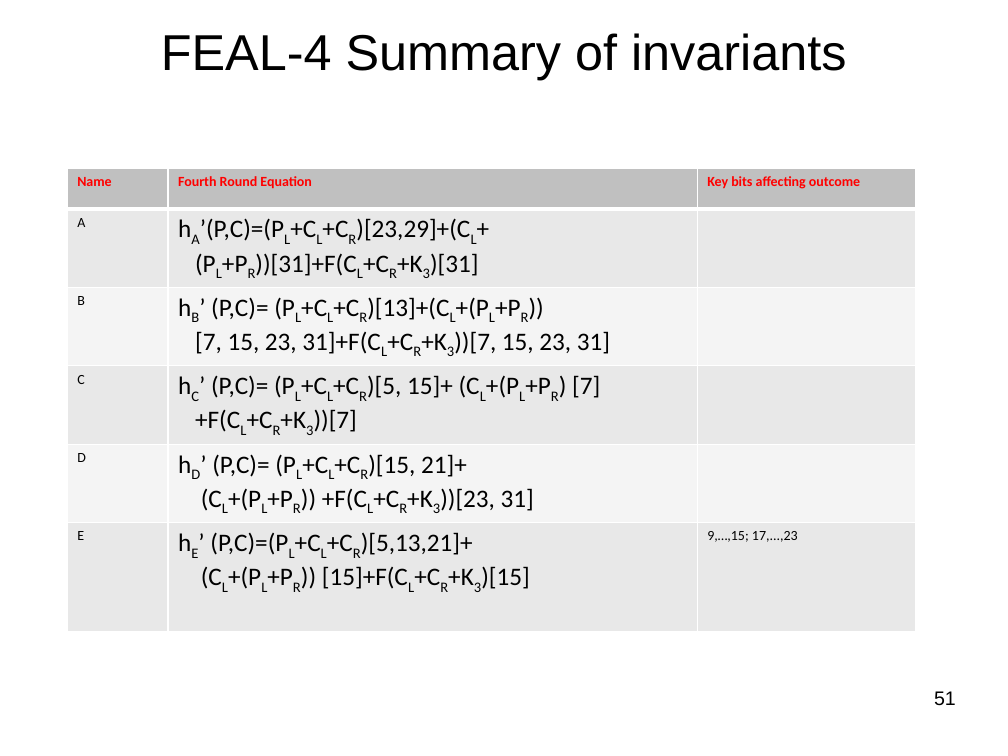
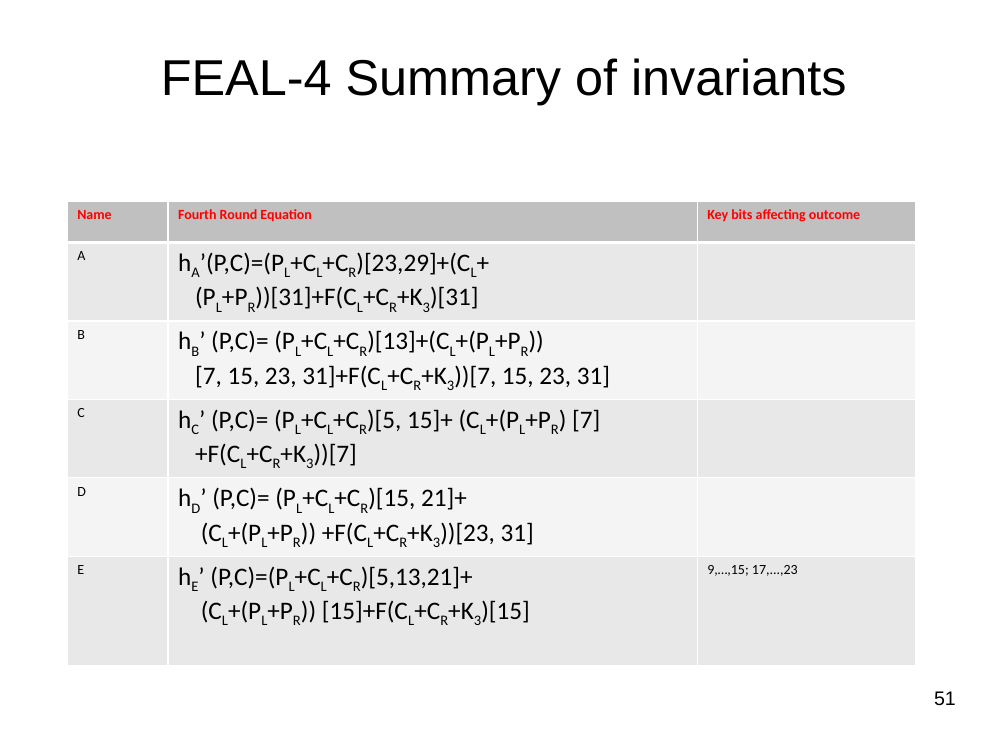
Before and after one commit to jlmucb/class_notes, a slide deck: slide 51 of BerkeleyClass/CS290Spring2013/Lectures/Cryptoclass4.pptx. Drawn at 1008x756 pixels with LibreOffice and Linux fonts; fonts in the diff are those of the drawing. Boxes give left, top, right and bottom in pixels: in the first picture for what was removed or moved away, otherwise in the second. Text is boxed around its words. In the diff, an @@ line names an element or a change of style, - is before the commit and + after.

```diff
--- a/BerkeleyClass/CS290Spring2013/Lectures/Cryptoclass4.pptx
+++ b/BerkeleyClass/CS290Spring2013/Lectures/Cryptoclass4.pptx
@@ title "FEAL-4 Summary of invariants": place and size @@
-title "FEAL-4 Summary of invariants" at [161,33,847,80]
+title "FEAL-4 Summary of invariants" at [161,58,847,105]
@@ table: place and size @@
-table at [68,168,916,622]
+table at [68,202,916,655]
```
Also in this commit, not shown: 59 other slides changed, 2 other files.
